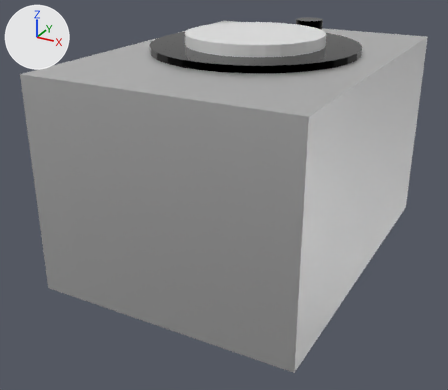
Two versions of the FBX model Assets/Model/washing_machine.fbx, one commit apart.
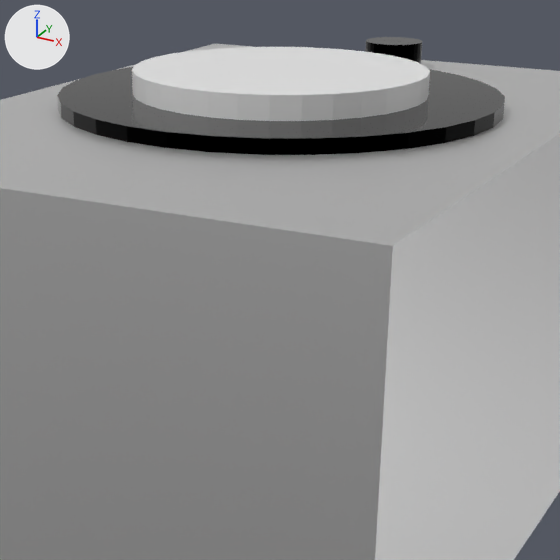
Each version appears first whole from a 50 mm lens placed at (3.53, -7.18, 2.89), pointed at (-0.19, -0.41, -0.49), and next in a close-up on the part from 27% to 87% of the width and 0% to 68% of the height. The axes (+X, +Y, +Z) are drawn at upper left. The lights are the same throughout. Where no turn or scale is listed for an object, it has been applied to the vertices.

Before the edit, the objects in view are built like this:
```python
me_cube_002 = bpy.data.meshes.new('Cube.002')
me_cube_002.from_pydata(...)  # 74 vertices, 40 faces; spans x -1.69..1.69, y -2.32..2.32, z -1.37..1.37
me_cube_002.materials.append(mat_metalique)  # white #e7e7e7
me_cylinder_001 = bpy.data.meshes.new('Cylinder.001')
me_cylinder_001.from_pydata(...)  # a 32-sided cylinder along z spanning x -0.91..0.91, y -0.91..0.91, z -1.06..1.06
me_cylinder_003 = bpy.data.meshes.new('Cylinder.003')
me_cylinder_003.from_pydata(...)  # a 32-sided cylinder along z spanning x -0.201..0.201, y -0.201..0.201, z -0.201..0.201
me_cylinder_003.materials.append(mat_black)  # black #000000
ob_bouton = bpy.data.objects.new('Bouton', me_cylinder_003)
ob_bouton.location = (0.0, 1.923, 1.349)
ob_cube = bpy.data.objects.new('Cube', me_cube_002)
ob_cube.location = (0.0, 0.0, 0.0)
ob_hublo = bpy.data.objects.new('Hublo', me_cylinder_001)
ob_hublo.location = (-0.049, 0.17, 0.537)
# also in view: 'Tembour' at (-0.05, 0.17, 0.09)
```
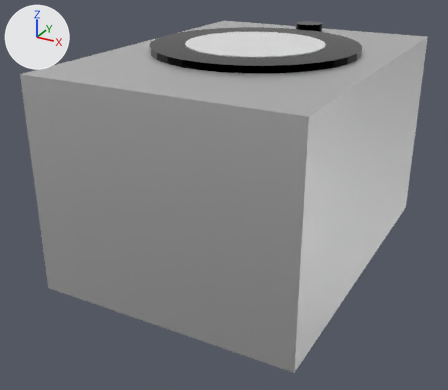
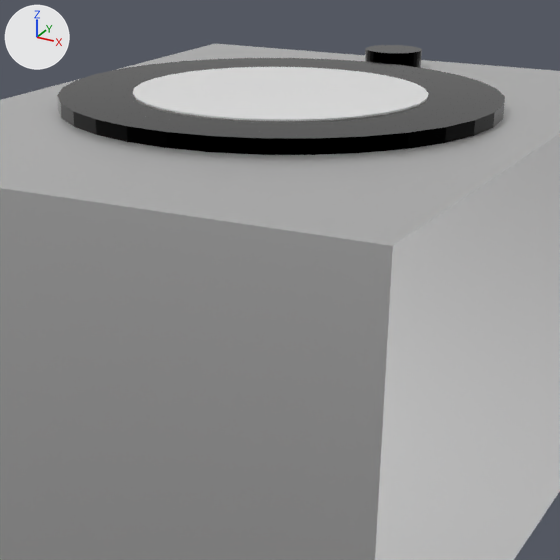
Boxes (x1, y1, x2, y2) around the edits, measured in the close-ups (560 x 560 px):
'Hublo', moved: before (132, 47, 430, 121); after (133, 67, 429, 121)
'Bouton', moved: before (365, 37, 422, 64); after (365, 45, 422, 68)

What the commit changed:
Object 'Hublo' (ob_hublo) moves from (-0.049, 0.17, 0.537) to (-0.049, 0.17, 0.404).
Object 'Bouton' (ob_bouton) moves from (0.0, 1.923, 1.349) to (0.0, 1.923, 1.292).
